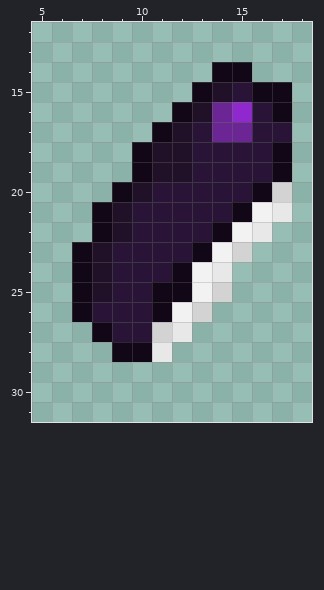
One commit to this pixel-art sprite: Resources/Textures/ADT/Personalization/egflaer_folded_knife.rsi/icon_off.png. The first picture shows the starting point.
The file is 32x32 pixels. Colours within 5 levels of each other are drawn and written as one. Shown: x 5..18, y 12..31.
The same view after the edit:
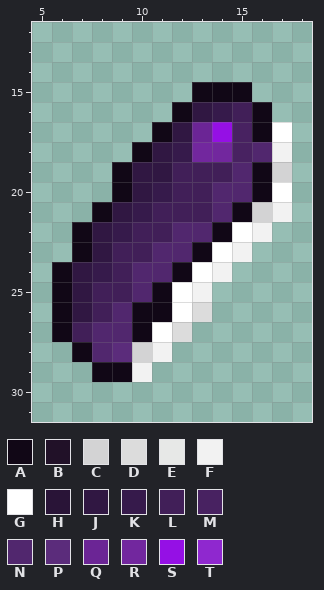
Palette (. is transparent): A #110716  B #211128  C #d3d3d4  D #dcdcdc  E #e7e8e7  F #f2f2f2  G #ffffff  H #291437  J #301742  K #361a4b  L #411f58  M #482261  N #51276e  P #5b2c7b  Q #6b2595  R #72279e  S #9510e5  T #8f28cf
From old to new:
Changed rows in their new state; - is an unchanged pixel.
first column x 6:
14 --------..--
15 --------AA..
16 -------JKLA.
17 ------JQSMAG
18 -----JKRRMNF
19 ---AJJLLLNAC
20 ----JKLLNN-G
21 ---JKLLLN-CF
22 -AJKLLNN-GF-
23 --JLLNN-GF--
24 AJKLNN-GF---
25 AJLLN-G-.---
26 AJLNA-GD----
27 ALNNAGD-----
28 -ANPCF------
29 --AAF-------
Boxes around the changes in both pictures, in picture pixels (x1, y1, x2, y2):
changed: (52, 62, 292, 382)
